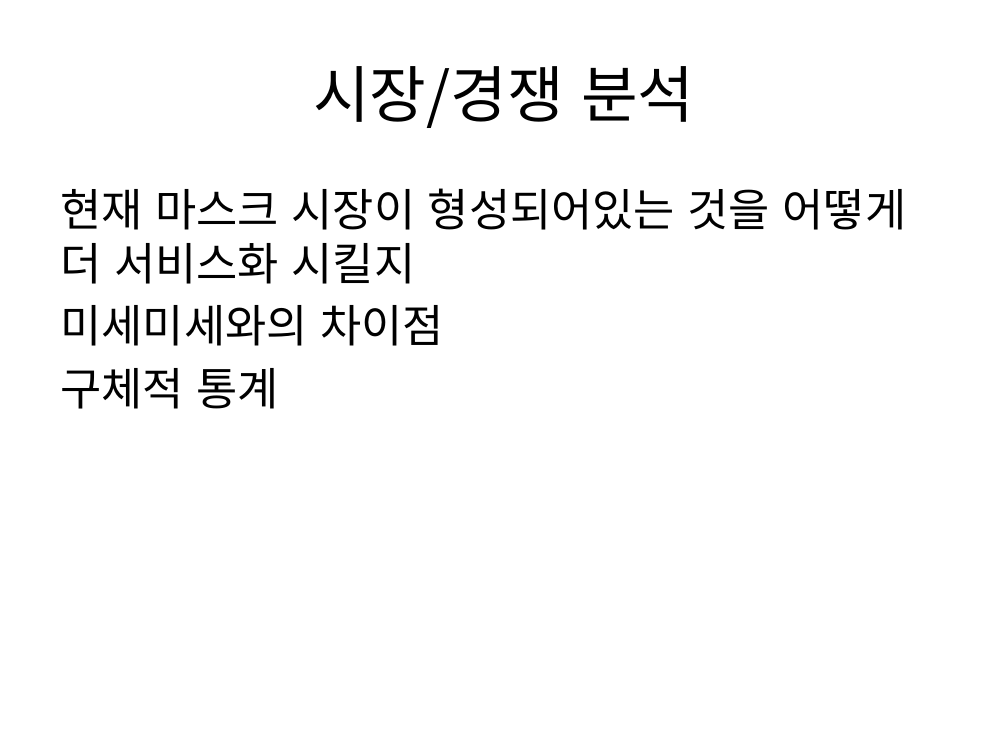
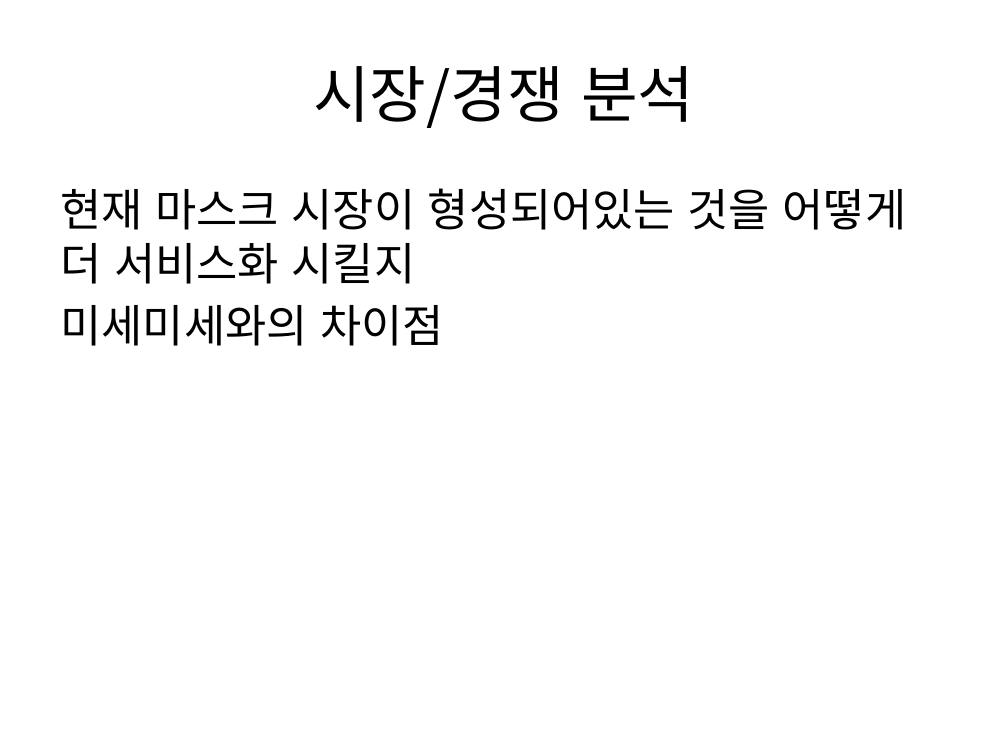
Before and after one commit to pasongsj/ideatone, a slide deck: slide 17 of ideatoneppt.pptx. Drawn at 1008x756 pixels with LibreOffice and Linux fonts; fonts in the diff are those of the drawing. Boxes give left, top, right and bottom in pixels: in the first picture for what was removed or moved away, otherwise in the second. Text is boxed around its words. In the diff, an @@ line names an element or a change of style, - is before the commit and + after.

```diff
--- a/ideatoneppt.pptx
+++ b/ideatoneppt.pptx
@@ text at [60,368,279,409]: paragraph removed @@
-구체적 통계
```
Also in this commit, not shown: 1 slide added.
